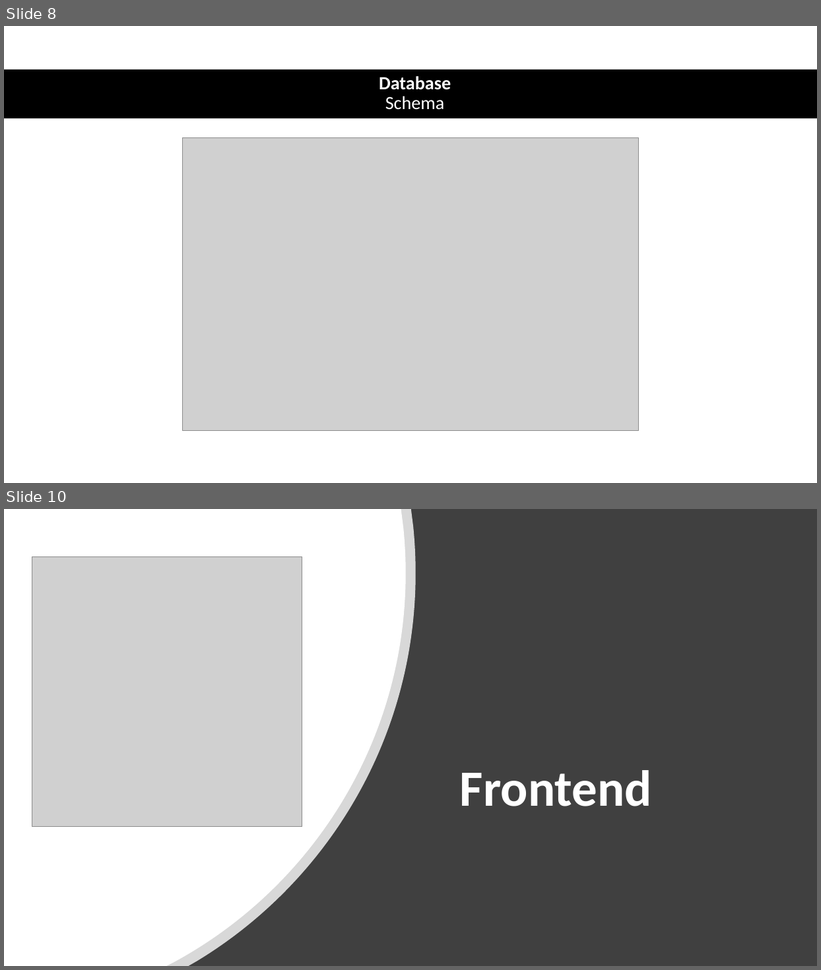
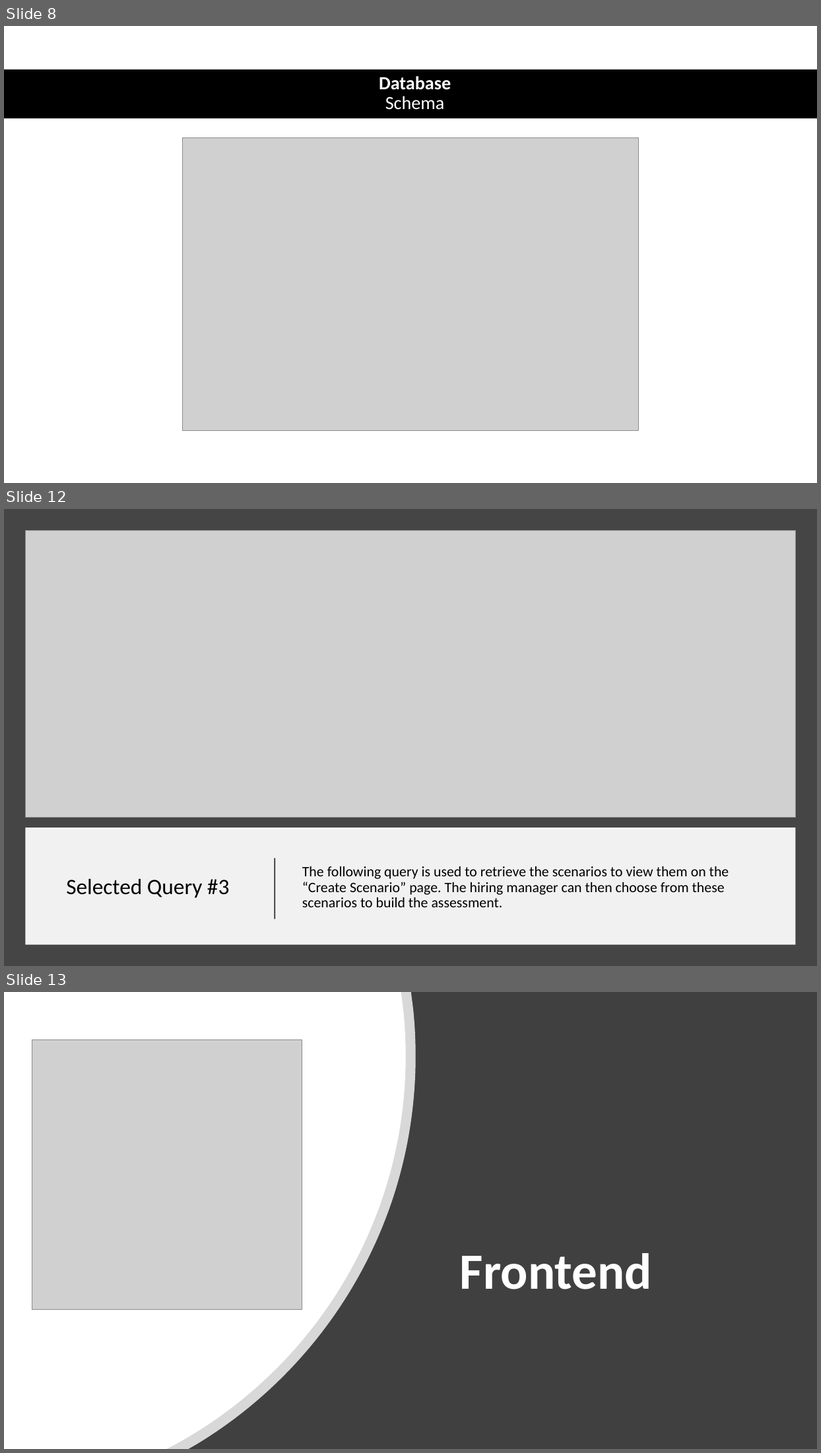
Before and after one commit to Moaaz-Mahmoud/Mini-Hiring-Platform, a slide deck: presentation/presentation.pptx. Shown one above the other, each under a label of ours: slides 8 and 10 before the commit, slides 8, 12 and 13 after it; the slides between them are not shown. The pictures are 821x970 and 821x1453 pixels, drawn with LibreOffice and Linux fonts; fonts in the diff are those of the drawing; grey boxes stand for pictures. Boxes give left, top, right and bottom in pixels: in the first picture for what was removed or moved away, otherwise in the second. Text is boxed around its words. In the diff, an @@ line names an element or a change of style, - is before the commit and + after.

```diff
--- a/presentation/presentation.pptx
+++ b/presentation/presentation.pptx
@@ slide 12 added at (x1=4, y1=509, x2=817, y2=966), background #454545 @@
@@ picture added at (x1=25, y1=530, x2=796, y2=818) @@
@@ rectangle added at (x1=25, y1=828, x2=796, y2=945), fill #FFFFFF at 93% opacity @@
@@ line added from (275, 920) to (275, 859), #000000 1.5 pt @@
@@ title added at (x1=66, y1=879, x2=229, y2=898), 26 pt, text #000000 @@
+Selected Query #3
@@ text added at (x1=302, y1=867, x2=729, y2=908), 17 pt, text #000000 @@
+The following query is used to retrieve the scenarios to view them on the “Create Scenario” page. The hiring manager can then choose from these scenarios to build the assessment.
@@ what was slide 10 is now slide 13 @@
```
Also in this commit, not shown: 2 slides changed, 2 other slides added, 2 slides removed, 4 other files.
